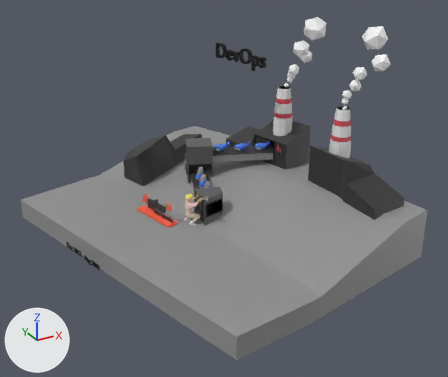
The Blender file scenes/devops.blend: old version first, new version second.
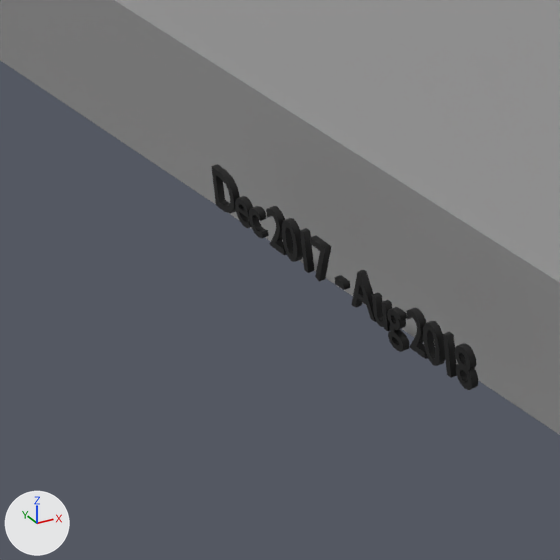
The first picture shows the older version from a camera (50 mm lens) standing at (-13.6, -26.9, 12.4) and looking at (-0.3, -2.7, 0.3). The close-ups show the older and then the newer version on the part from 9% to 25% of the width and 59% to 77% of the height of that picture. Only the edits that show in the close-ups are written down. The axes (+X, +Y, +Z) are drawn at lower left. The lights are the same throughout.

Script lines for the objects in view, before the commit:
```python
me_cube_015 = bpy.data.meshes.new('Cube.015')
me_cube_015.from_pydata(...)  # 44 vertices, 48 faces; spans x -2.75..4.04, y -1.8..1.0, z -1.54..4.1
me_cube_015.materials.append(mat_material_100)  # grey #939393
me_text_032 = bpy.data.meshes.new('Text.032')
me_text_032.from_pydata(...)  # 1340 vertices, 981 faces; spans x 0.07..7.77, y -0.24..0.7, z -0.09..0.09
me_text_032.materials.append(mat_desc)  # black #000000
ob_cube_093 = bpy.data.objects.new('Cube.093', me_cube_015)
ob_cube_093.location = (1.101, 0.437, -2.013)
ob_cube_093.rotation_euler = (0.0, 0.0, -1.344)  # degrees (0, 0, -77)
ob_cube_093.scale = (2.51, 4.65, 0.466)
ob_text_023 = bpy.data.objects.new('Text.023', me_text_032)
ob_text_023.location = (-7.585, -0.243, -2.163)
ob_text_023.rotation_euler = (1.571, 0.0, -1.344)  # degrees (90, 0, -77)
ob_text_023.scale = (0.379, 0.379, 0.231)
```
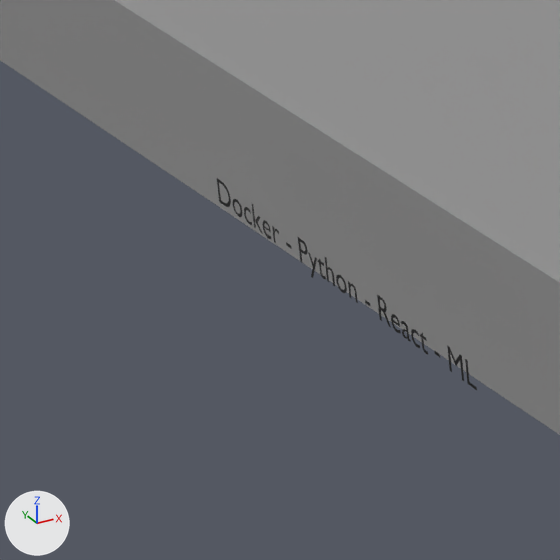
Location of each change, [x1, y1, x2, y2] in pixels of the close-ups (560 x 560 px):
'Text.023', reshaped, moved, rescaled (6% shorter): before [211, 164, 478, 390]; after [217, 178, 477, 390]

Diff of the bpy script that builds the scene:
```diff
--- a/scenes/devops.blend.py
+++ b/scenes/devops.blend.py
@@ txt_text_023_new @@
+txt_text_023_new = bpy.data.curves.new('Text.023_new', 'FONT')
+txt_text_023_new.body = 'Docker - Python - React - ML'
+txt_text_023_new.materials.append(mat_desc)  # black #000000
+txt_text_023_new.align_x = 'CENTER'
+txt_text_023_new.align_y = 'CENTER'
@@ ob_text_023 @@
-ob_text_023 = bpy.data.objects.new('Text.023', me_text_032)
-ob_text_023.location = (-7.585, -0.243, -2.163)
+ob_text_023 = bpy.data.objects.new('Text.023', txt_text_023_new)
+ob_text_023.location = (-7.25, -1.69, -2.075)
 ob_text_023.rotation_euler = (1.571, 0.0, -1.344)  # degrees (90, 0, -77)
-ob_text_023.scale = (0.379, 0.379, 0.231)
+ob_text_023.scale = (0.243, 0.243, 0.243)
```
